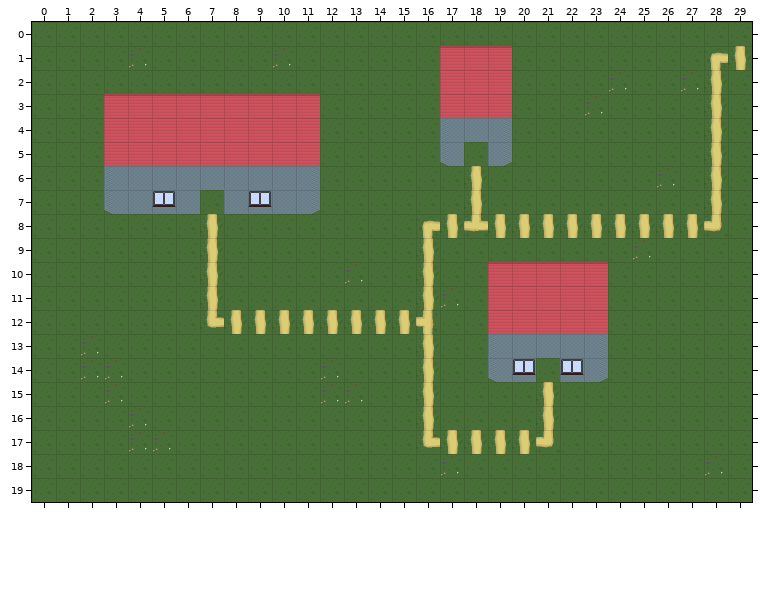
Tiled map: maps/Dockersville.tmx. The picture above was drawn from the file before the commit.
Cells are 48x48 px. Shown: x 0..29, y 0..19.
Once edited:
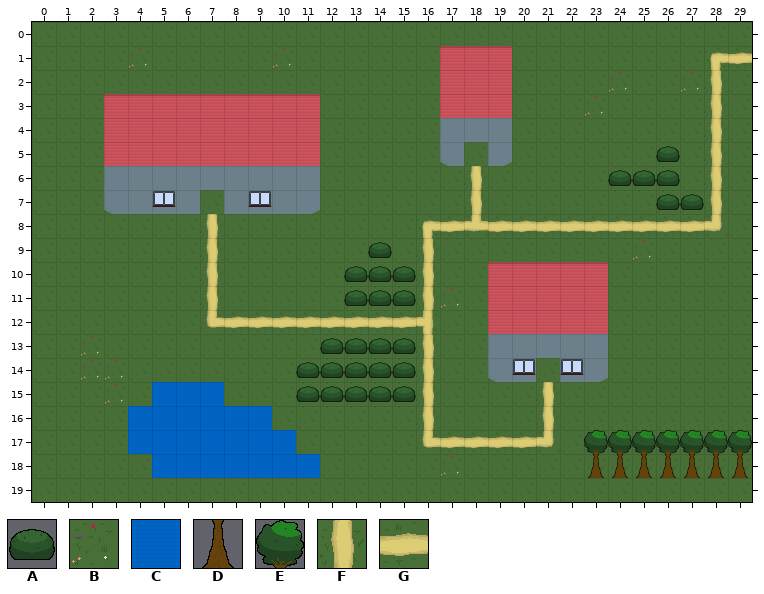
Key: from "global_map_tileset": A 0 "MAP_bush", B 2 "MAP_grass_2", C 3 "MAP_water", D 6 "MAP_tree_bottom", E 7 "MAP_tree_top", F 12 "MAP_grass_road_straight", G 29 "MAP_grass_road_straight_".
_ is an empty cell, . an unchanged one.
Diff:
--- layer "Warstwa Kafelków 1"
@@ x 29..29 @@
- 1 F
+ 1 G
@@ x 17..27 @@
- 8 F.FFFFFFFFF
+ 8 G.GGGGGGGGG
@@ x 8..15 @@
-12 FFFFFFFF
+12 GGGGGGGG
@@ x 17..20 @@
-17 FFFF
+17 GGGG
--- layer "Warstwa Kafelków 2"
@@ x 24..27 @@
- 5 .._.
- 6 __B.
- 7 ..__
+ 5 ..A.
+ 6 AAA.
+ 7 ..AA
@@ x 13..15 @@
- 9 ._.
-10 B__
-11 ___
+ 9 .A.
+10 AAA
+11 AAA
@@ x 4..29 @@
-13 ........____..............
-14 ......._B___..............
-15 .___..._BB__..............
-16 B_____....................
-17 BB_____............_______
-18 ._______..........._____B_
+13 ........AAAA..............
+14 .......AAAAA..............
+15 .CCC...AAAAA..............
+16 CCCCCC....................
+17 CCCCCCC............EEEEEEE
+18 .CCCCCCC...........DDDDDDD
Changed places in both pictures, as pixel boxes (x1, y1, x2, y2):
changed: (728, 46, 752, 70)
changed: (488, 146, 704, 238)
changed: (440, 214, 464, 238)
changed: (128, 242, 416, 478)
changed: (440, 430, 536, 454)
changed: (584, 430, 752, 478)
